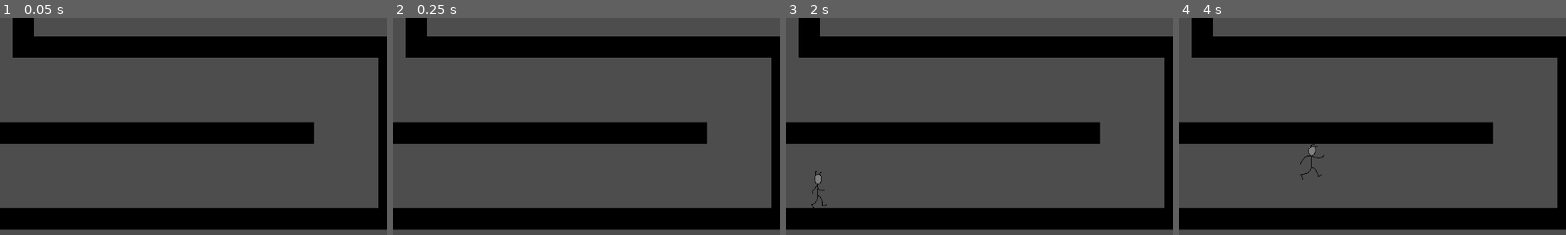
Above: before the commit, frames 1-4 (left to right).
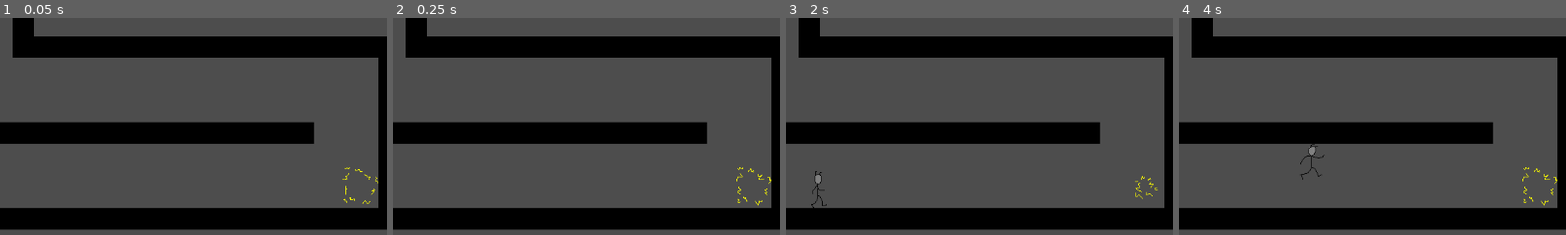
Above: after the commit, the same moments.

Repository: madeso/spelsylt951-blixt
Game: Godot game, scene res://levels/level_1.tscn
Two runs of this game, one before a commit and one after it. Both use one fixed random seed, a clock stepped at 60 frames per second and the inputs below.
Inputs:
- Up to frame 1 (0.05 s): no input
- Up to frame 2 (0.25 s): no input
- Up to frame 3 (2 s): tap Enter (ui_accept) at 0.5, 0.77, 1.52 s; hold Right (ui_right) from 0.53 s (still down)
- Up to frame 4 (4 s): release Right (ui_right) at 2.03 s; hold Left (ui_left) 2.03-2.78 s; hold Right (ui_right) from 2.78 s (still down); tap Enter (ui_accept) at 3.02, 3.77 s
The pictures show only the part of the screen within x 26-76%, y 50-100%; the shares and areas given below are measured in that part.

The runs differ from the first frame. In frame 1, 0.1% of the frame differs, in the area x 88-98%, y 68-86%; in frame 2, 0.2%, in the area x 88-98%, y 68-87%; in frame 3, 0.1%; in frame 4, 0.2%.

Commit message:
Add goal (30 min left)

Diff:
--- a/levels/level_1.tscn
+++ b/levels/level_1.tscn
@@ -1,9 +1,10 @@
-[gd_scene load_steps=27 format=3 uid="uid://d1il22631bhi"]
+[gd_scene load_steps=36 format=3 uid="uid://d1il22631bhi"]
 
 [ext_resource type="Texture2D" uid="uid://cuv1p8g1h8kwx" path="res://gfx/sprites.png" id="1_dxhxr"]
 [ext_resource type="Script" path="res://scripts/player.gd" id="1_mcipx"]
 [ext_resource type="Texture2D" uid="uid://dfvcfrd6t304b" path="res://gfx/tiles.png" id="3_ypuo7"]
 [ext_resource type="Script" path="res://scripts/thunder.gd" id="4_4tftd"]
+[ext_resource type="Script" path="res://scripts/goal.gd" id="5_r6yvr"]
 
 [sub_resource type="AtlasTexture" id="AtlasTexture_bfr6q"]
 atlas = ExtResource("1_dxhxr")
@@ -256,6 +257,59 @@
 [sub_resource type="RectangleShape2D" id="RectangleShape2D_yetb1"]
 size = Vector2(33, 33)
 
+[sub_resource type="RectangleShape2D" id="RectangleShape2D_i8bol"]
+size = Vector2(32, 27)
+
+[sub_resource type="AtlasTexture" id="AtlasTexture_hh7df"]
+atlas = ExtResource("1_dxhxr")
+region = Rect2(0, 256, 64, 64)
+
+[sub_resource type="AtlasTexture" id="AtlasTexture_k5syc"]
+atlas = ExtResource("1_dxhxr")
+region = Rect2(0, 320, 64, 64)
+
+[sub_resource type="AtlasTexture" id="AtlasTexture_yfx7e"]
+atlas = ExtResource("1_dxhxr")
+region = Rect2(64, 256, 64, 64)
+
+[sub_resource type="AtlasTexture" id="AtlasTexture_kl4a1"]
+atlas = ExtResource("1_dxhxr")
+region = Rect2(64, 320, 64, 64)
+
+[sub_resource type="AtlasTexture" id="AtlasTexture_jmqiw"]
+atlas = ExtResource("1_dxhxr")
+region = Rect2(128, 256, 64, 64)
+
+[sub_resource type="AtlasTexture" id="AtlasTexture_oklkq"]
+atlas = ExtResource("1_dxhxr")
+region = Rect2(128, 320, 64, 64)
+
+[sub_resource type="SpriteFrames" id="SpriteFrames_o14rl"]
+animations = [{
+"frames": [{
+"duration": 1.0,
+"texture": SubResource("AtlasTexture_hh7df")
+}, {
+"duration": 1.0,
+"texture": SubResource("AtlasTexture_k5syc")
+}, {
+"duration": 1.0,
+"texture": SubResource("AtlasTexture_yfx7e")
+}, {
+"duration": 1.0,
+"texture": SubResource("AtlasTexture_kl4a1")
+}, {
+"duration": 1.0,
+"texture": SubResource("AtlasTexture_jmqiw")
+}, {
+"duration": 1.0,
+"texture": SubResource("AtlasTexture_oklkq")
+}],
+"loop": true,
+"name": &"default",
+"speed": 8.0
+}]
+
 [node name="level1" type="Node2D"]
 
 [node name="player" type="CharacterBody2D" parent="."]
@@ -289,4 +343,17 @@
 position = Vector2(-4.5, 2.5)
 shape = SubResource("RectangleShape2D_yetb1")
 
+[node name="EndGoal" type="Area2D" parent="."]
+position = Vector2(836, 574)
+script = ExtResource("5_r6yvr")
+metadata/_edit_group_ = true
+
+[node name="CollisionShape2D" type="CollisionShape2D" parent="EndGoal"]
+position = Vector2(1, 3.5)
+shape = SubResource("RectangleShape2D_i8bol")
+
+[node name="sprite" type="AnimatedSprite2D" parent="EndGoal"]
+sprite_frames = SubResource("SpriteFrames_o14rl")
+
 [connection signal="body_entered" from="thunder" to="player" method="_on_area_2d_body_entered"]
+[connection signal="body_entered" from="EndGoal" to="EndGoal" method="_on_body_entered"]
--- a/project.godot
+++ b/project.godot
@@ -15,6 +15,10 @@
 config/features=PackedStringArray("4.2", "GL Compatibility")
 config/icon="res://icon.svg"
 
+[autoload]
+
+Globals="*res://scripts/globals.gd"
+
 [display]
 
 window/stretch/scale_mode="integer"
--- /dev/null
+++ b/scripts/globals.gd
@@ -0,0 +1,10 @@
+extends Node
+
+var level = 0
+
+func next_level():
+	print("next level")
+	level = (level + 1) % 1
+
+	if level == 0:
+		get_tree().change_scene_to_file("res://levels/level_1.tscn")
--- /dev/null
+++ b/scripts/goal.gd
@@ -0,0 +1,9 @@
+extends Area2D
+
+# Called every frame. 'delta' is the elapsed time since the previous frame.
+func _process(delta):
+	$sprite.play("default")
+
+
+func _on_body_entered(body):
+	Globals.next_level()
